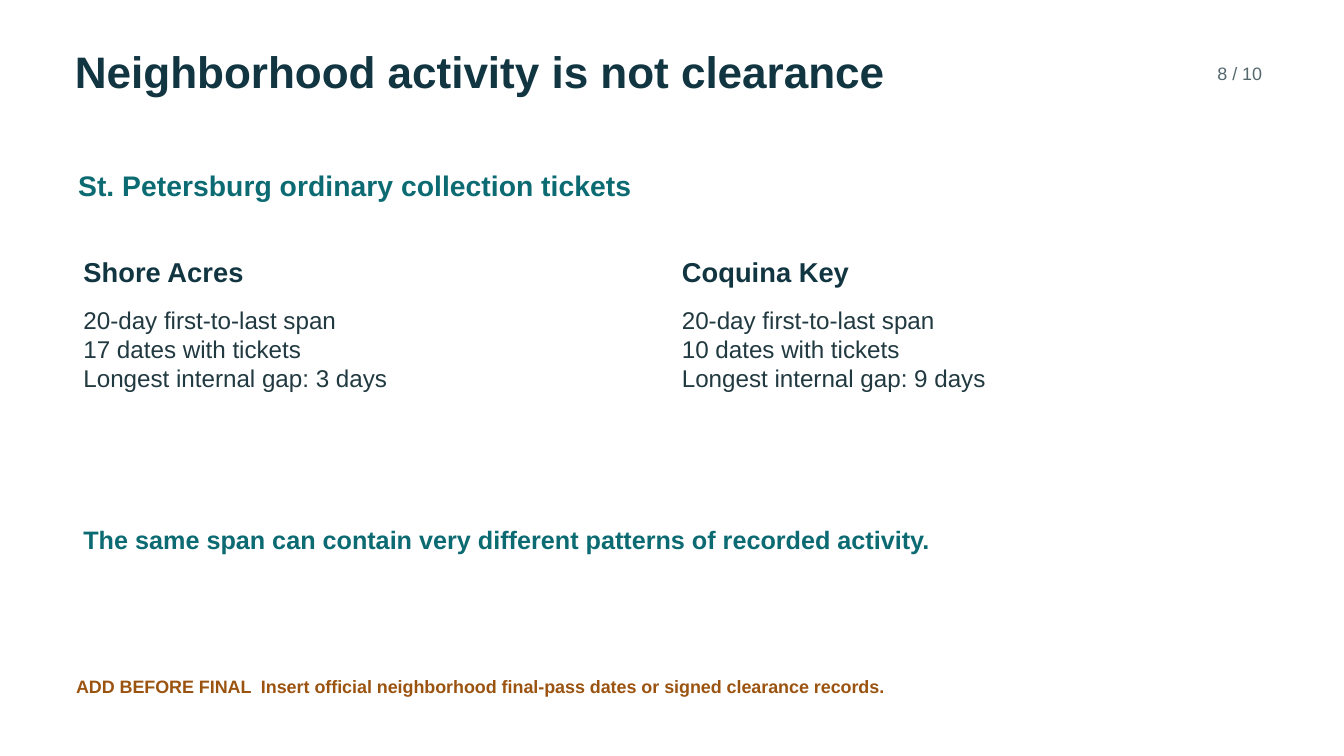
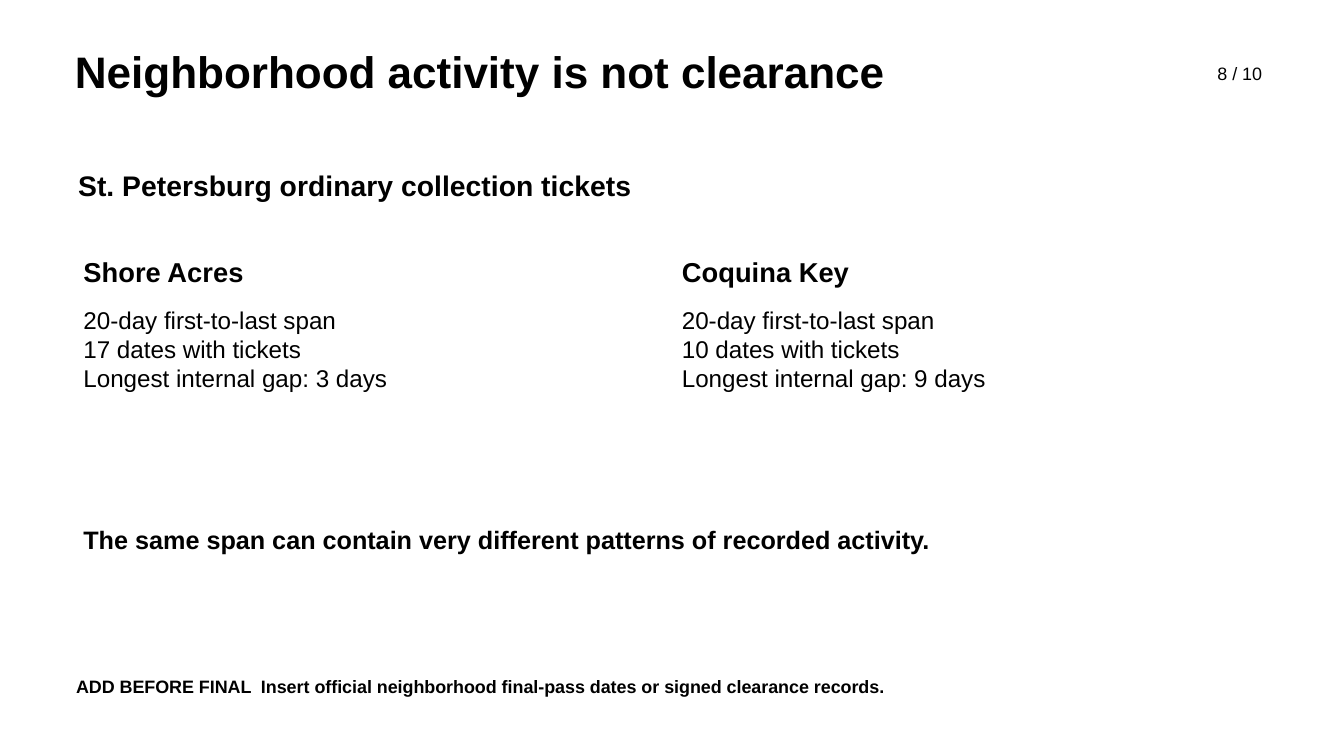
Before and after one commit to m-ark-han/Ticket-Data-Visualizations, a slide deck: slide 8 of presentation/DebrisInsight_full_draft.pptx. Drawn at 1344x756 pixels with LibreOffice and Linux fonts; fonts in the diff are those of the drawing. Boxes give left, top, right and bottom in pixels: in the first picture for what was removed or moved away, otherwise in the second. Text is boxed around its words. In the diff, an @@ line names an element or a change of style, - is before the commit and + after.

Commit message:
Switch presentation draft to black text

```diff
--- a/presentation/DebrisInsight_full_draft.pptx
+++ b/presentation/DebrisInsight_full_draft.pptx
@@ text "8 / 10" at (1217, 67, 1262, 80): text colour #53676D to #000000 @@
@@ text "St. Petersburg ordinary collection tickets" at (78, 175, 631, 201): text colour #0C6B72 to #000000 @@
@@ text colour #113541 to #000000 in 3 elements at (75, 56, 884, 97), (83, 262, 243, 283), (682, 262, 849, 286) @@
@@ text "20-day first-to-last span" at (83, 311, 387, 392): text colour #213940 to #000000 @@
@@ text "20-day first-to-last span" at (682, 311, 985, 392): text colour #213940 to #000000 @@
@@ text "The same span can contain ..." at (83, 530, 929, 555): text colour #0C6B72 to #000000 @@
@@ text "ADD BEFORE FINAL Insert official ..." at (76, 680, 884, 697): text colour #9B5310 to #000000 @@
```
Also in this commit, not shown: 9 other slides changed.
